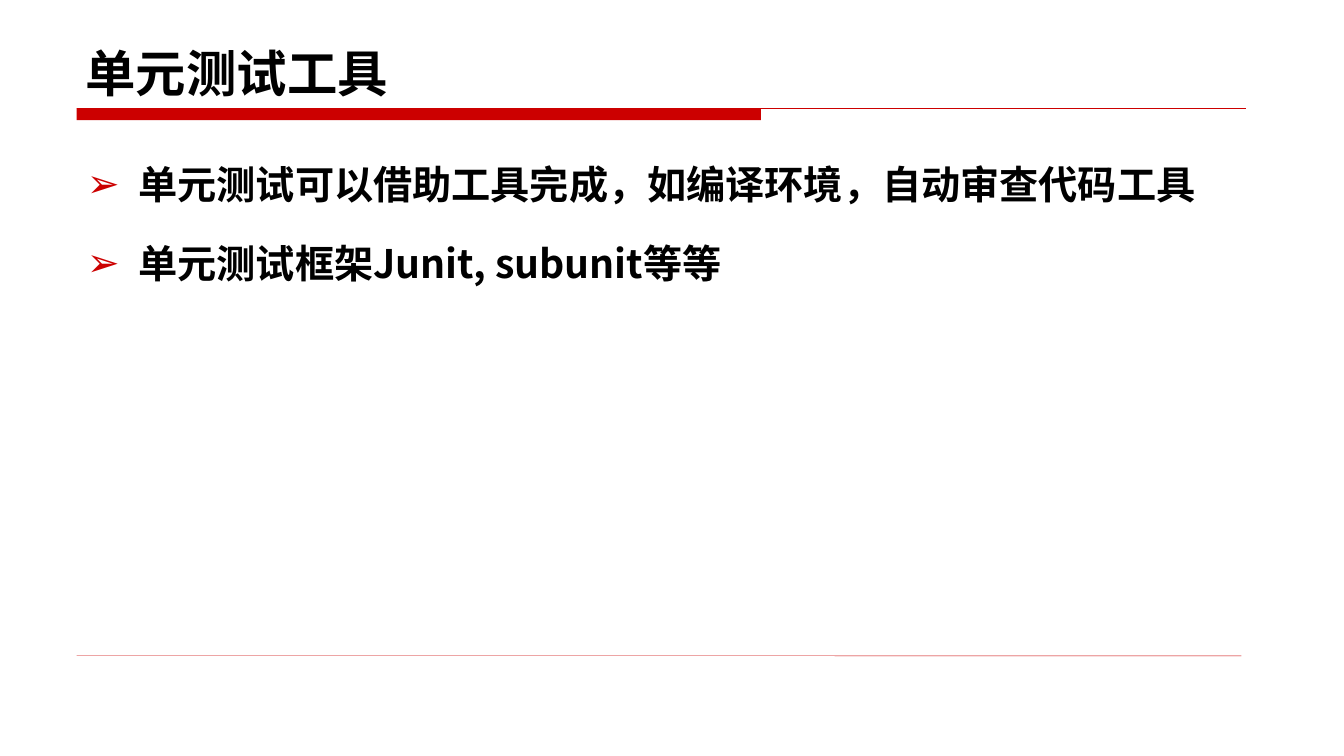
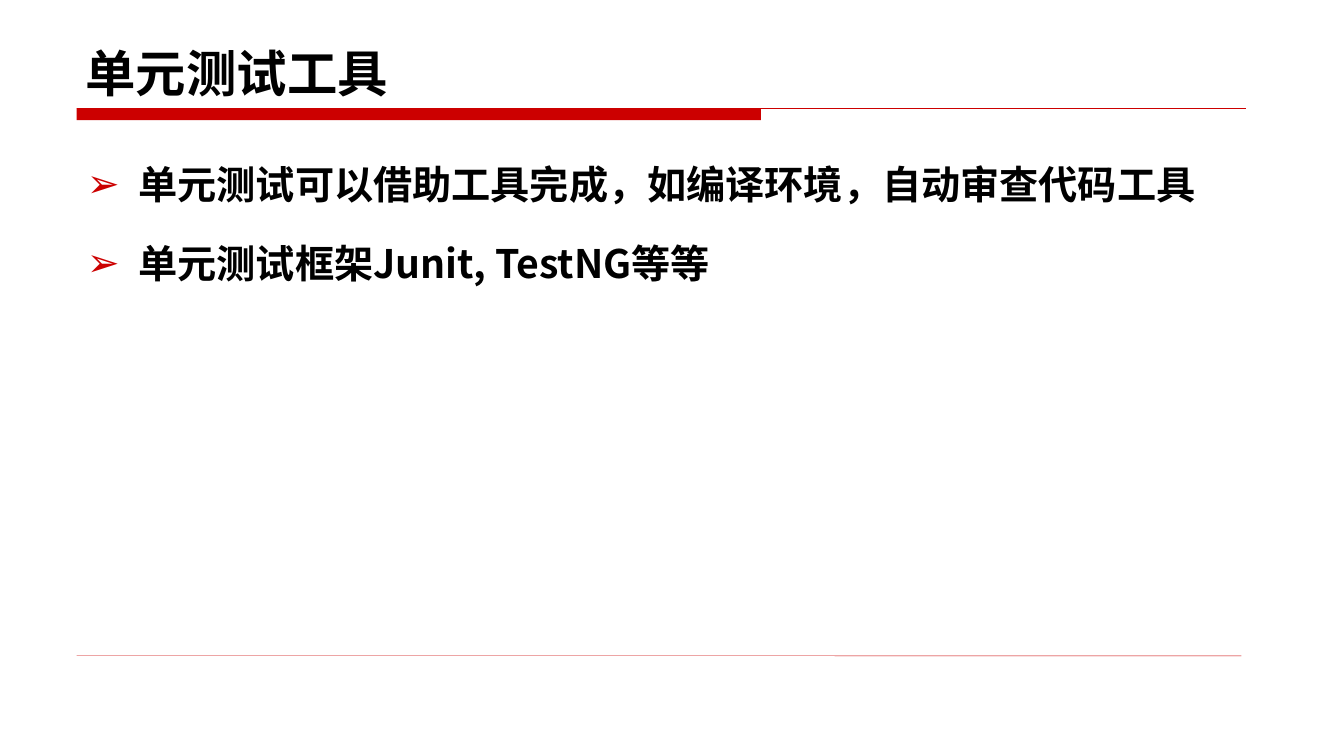
Before and after one commit to edu2act/course-foundation-software-tesing, a slide deck: slide 31 of materials/slides/7.pptx (slide 21 before the commit). Drawn at 1344x756 pixels with LibreOffice and Linux fonts; fonts in the diff are those of the drawing. Boxes give left, top, right and bottom in pixels: in the first picture for what was removed or moved away, otherwise in the second. Text is boxed around its words. In the diff, an @@ line names an element or a change of style, - is before the commit and + after.

```diff
--- a/materials/slides/7.pptx
+++ b/materials/slides/7.pptx
@@ text at bbox=[139, 244, 710, 287]: text changed @@
-➢ 单元测试框架Junit, subunit等等
+➢ 单元测试框架Junit, TestNG等等
```
Also in this commit, not shown: 8 other slides changed, 11 slides added, 1 slide removed, 4 other files.
